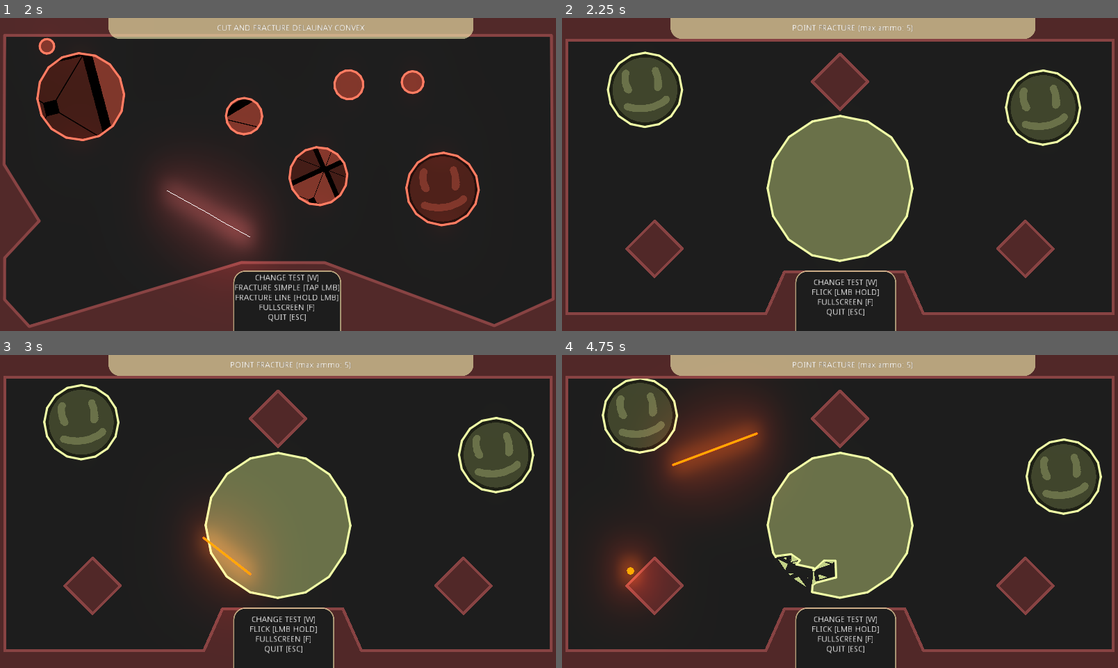
Above: before the commit, frames 1-4 (two rows, left to right).
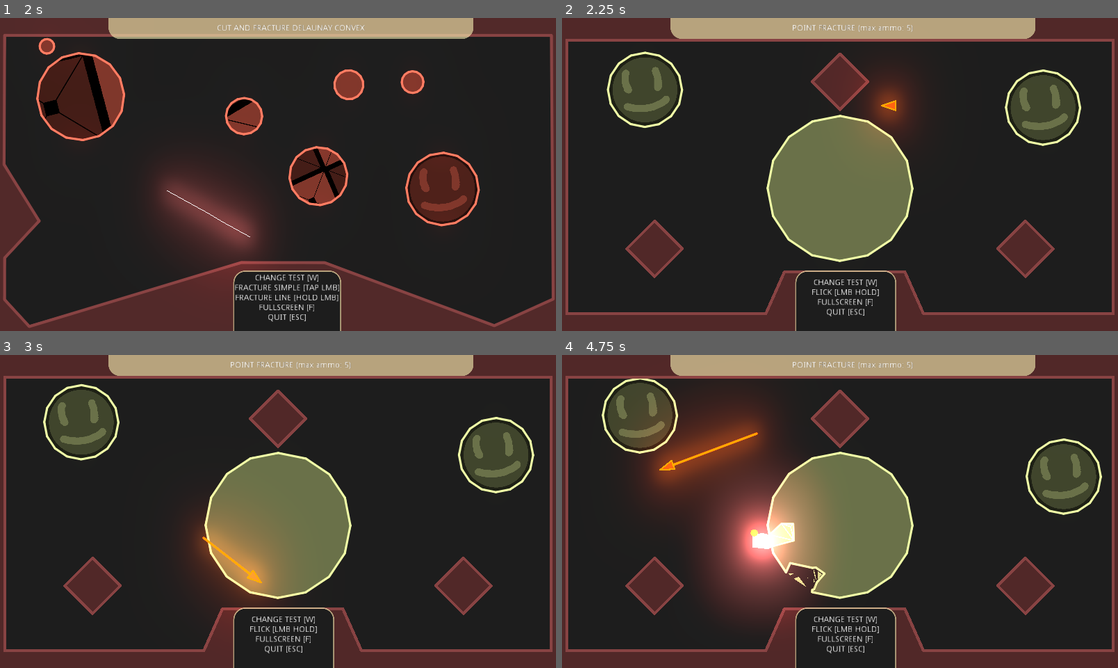
Above: after the commit, the same moments.

Repository: SoloByte/godot-polygon2d-fracture
Game: Godot game, scene res://demo/src/Main.tscn
Same seed, same stepped clock (60 frames per second), same inputs: the game is played once before the commit and once after it.
Inputs (mouse positions are in pixels of both pictures, inside the frame that each line leads up to):
- Up to frame 1 (2 s): move the mouse to (400, 158) at 0.52 s; hold S (fracture) 0.53-1.25 s; click (400, 158) at 0.67 s; drag from (166, 190) to (250, 237) at 1.27 s
- Up to frame 2 (2.25 s): move the mouse to (895, 105) at 2.02 s; hold W (change-test) from 2.03 s (still down); click (895, 105) at 2.17 s
- Up to frame 3 (3 s): tap S (fracture) at 2.3 s; release W (change-test) at 2.75 s; drag from (250, 574) to (111, 464) at 2.77 s
- Up to frame 4 (4.75 s): move the mouse to (1006, 558) at 3.52 s; hold S (fracture) 3.53-4.25 s; click (1006, 558) at 3.67 s; drag from (673, 464) to (756, 433) at 4.27 s

Frame 1 is identical in both runs. In frame 2, 1.6% of the frame differs, in the area x 54-64%, y 17-39%; in frame 3, 0.6%; in frame 4, 11%, in the area x 7-50%, y 30-85%.

Commit message:
comments clean up. general cleanup. point fracture flick line arrow added.

Diff:
--- /dev/null
+++ b/demo/src/Arrow.tscn
@@ -0,0 +1,12 @@
+[gd_scene format=2]
+
+[node name="Arrow" type="Polygon2D"]
+color = Color( 1, 1, 1, 0.392157 )
+polygon = PoolVector2Array( 0, 0, 0, -32, 96, 0, 0, 32 )
+
+[node name="Line2D" type="Line2D" parent="."]
+points = PoolVector2Array( 0, -32, 96, 0, 0, 32, 0, -32 )
+default_color = Color( 1, 1, 1, 1 )
+joint_mode = 2
+begin_cap_mode = 2
+end_cap_mode = 2
--- a/demo/src/CutFracture.gd
+++ b/demo/src/CutFracture.gd
@@ -53,7 +53,6 @@
 onready var _source_polygon_parent := $SourcePolygons
 onready var _rng := RandomNumberGenerator.new()
 onready var _cut_shape : PoolVector2Array = PolygonLib.createCirclePolygon(100.0, 1)
-onready var _slowmo_timer := $SlowMoTimer
 onready var _cut_line := $CutLine
 onready var _pool_cut_visualizer := $Pool_CutVisualizer
 onready var _pool_fracture_shards := $Pool_FractureShards
@@ -124,11 +123,6 @@
 					_cut_line_enabled = true
 
 
-#func _exit_tree() -> void:
-#	_pool_cut_visualizer.clearPoolInstant()
-#	_pool_fracture_shards.clearPoolInstant()
-
-
 
 
 
@@ -267,7 +261,7 @@
 	instance.global_rotation = shape_info.spawn_rot
 	instance.set_polygon(shape_info.centered_shape)
 	instance.modulate = color
-	instance.linear_velocity = lin_vel# + (spawn_pos - cut_pos).normalized() * 50
+	instance.linear_velocity = lin_vel
 	instance.angular_velocity = ang_vel
 	instance.mass = mass
 	instance.setTexture(PolygonLib.setTextureOffset(texture_info, shape_info.centroid))
@@ -286,26 +280,3 @@
 	instance.setMass(new_mass)
 	instance.addForce(dir * 500.0)
 	instance.addTorque(_rng.randf_range(-2, 2))
-
-
-	#fracture body variant
-#	instance.spawn(fracture_shard.spawn_pos)
-#	instance.global_rotation = fracture_shard.spawn_rot
-#
-#	if instance.has_method("setPolygon"):
-#		var s : Vector2 = fracture_shard.source_global_trans.get_scale()
-#		instance.setPolygon(fracture_shard.centered_shape, s)
-#
-#	instance.setColor(_cur_fracture_color)
-#
-#	var dir : Vector2 = (fracture_shard.spawn_pos - fracture_shard.source_global_trans.get_origin()).normalized()
-#	instance.linear_velocity = dir * _rng.randf_range(300, 500)
-#	instance.angular_velocity = _rng.randf_range(-1, 1)
-#
-#	instance.setTexture(PolygonLib.setTextureOffset(texture_info, fracture_shard.centroid))
-
-
-
-
-func _on_SlowMoTimer_timeout() -> void:
-	Engine.time_scale = 1.0
--- a/demo/src/Fracture.gd
+++ b/demo/src/Fracture.gd
@@ -105,10 +105,6 @@
 			_timer.start(3.0)
 
 
-#func _exit_tree() -> void:
-#	_pool_fracture_bodies.clearPoolInstant()
-
-
 func fractureAll() -> void:
 	_visible_timer.start(2.0)
 	_slowdown_timer.start(0.25)
@@ -122,20 +118,15 @@
 			match delauny_type:
 				DELAUNY_TYPES.DEFAULT:
 					fracture_info = polyFracture.fractureDelaunay(source.polygon, source.get_global_transform(), cuts, min_area)
-#					fracture_info = fractureDelauny(source.polygon, source.global_position, source.global_rotation, cuts, min_area)
 				DELAUNY_TYPES.CONVEX:
 					fracture_info = polyFracture.fractureDelaunayConvex(source.polygon, source.get_global_transform(), cuts, min_area)
-#					fracture_info = fractureDelaunyConvex(source.polygon, source.global_position, source.global_rotation, cuts, min_area)
 				DELAUNY_TYPES.RECTANGLE:
 					fracture_info = polyFracture.fractureDelaunayRectangle(source.polygon, source.get_global_transform(), cuts, min_area)
-#					fracture_info = fractureDelaunyRectangle(source.polygon, source.global_position, source.global_rotation, cuts, min_area)
 		else:
 			if simple_fracture:
 				fracture_info = polyFracture.fractureSimple(source.polygon, source.get_global_transform(), cuts, min_area)
-#				fracture_info = fractureSimple(source.polygon, source.global_position, source.global_rotation, cuts, min_area)
 			else:
 				fracture_info = polyFracture.fracture(source.polygon, source.get_global_transform(), cuts, min_area)
-#				fracture_info = fracture(source.polygon, source.global_position, source.global_rotation, cuts, min_area)
 
 		for entry in fracture_info:
 			var texture_info : Dictionary = {"texture" : source.texture, "rot" : source.texture_rotation, "offset" : source.texture_offset, "scale" : source.texture_scale}
@@ -147,14 +138,6 @@
 	var instance = _pool_fracture_bodies.getInstance()
 	if not instance:
 		return
-
-
-#	var dir : Vector2 = (fracture_shard.spawn_pos - fracture_shard.source_global_trans.get_origin()).normalized()
-#	instance.spawn(fracture_shard.spawn_pos, fracture_shard.spawn_rot, fracture_shard.source_global_trans.get_scale(), _rng.randf_range(0.5, 2.0))
-#	instance.setPolygon(fracture_shard.centered_shape, _cur_fracture_color, texture_info)
-#	instance.addForce(dir * _rng.randf_range(250, 600))
-#	instance.addTorque(_rng.randf_range(-2, 2))
-
 
 	instance.spawn(fracture_shard.spawn_pos)
 	instance.global_rotation = fracture_shard.spawn_rot
--- a/demo/src/PointFracture.gd
+++ b/demo/src/PointFracture.gd
@@ -63,7 +63,8 @@
 onready var _source_polygon_parent := $SourceParent
 onready var _rng := RandomNumberGenerator.new()
 onready var _flick_line := $FlickLine
-onready var _default_flick_line_color : Color = _flick_line.default_color
+onready var _flick_line_arrow := $FlickLine/Arrow
+onready var _default_flick_line_color : Color = _flick_line.modulate
 
 
 
@@ -89,13 +90,14 @@
 
 		var line_point : Vector2 = _flick_start_point + flick_vec.normalized() * min(flick_vec.length(), FLICK_MAX_VELOCITY / FLICK_MAGNITUDE_SCALE_FACTOR)
 
+		_flick_line_arrow.global_rotation = flick_vec.normalized().angle() + PI
 
 		_flick_line.set_point_position(1, line_point)
 
 		if _fracture_balls_count >= MAX_AMMO:
-			_flick_line.default_color = no_ammo_line_color
+			_flick_line.modulate = no_ammo_line_color
 		else:
-			_flick_line.default_color = _default_flick_line_color
+			_flick_line.modulate = _default_flick_line_color
 
 
 func _input(event: InputEvent) -> void:
@@ -104,6 +106,7 @@
 		if event.button_index == 1:
 			if event.pressed:
 				_flick_start_point = get_global_mouse_position()
+				_flick_line_arrow.global_position = _flick_start_point
 				_flick_line.set_point_position(0, _flick_start_point)
 				_flick_line.set_point_position(1, _flick_start_point)
 				_flick_line.visible = true
@@ -122,7 +125,7 @@
 				if not instance:
 					return
 
-				var launch_vec : Vector2 = flick_vec.normalized()
+				var launch_vec : Vector2 = -flick_vec.normalized()
 				var launch_magnitude : float = clamp(flick_vec.length() * FLICK_MAGNITUDE_SCALE_FACTOR, FLICK_MIN_VELOCITY, FLICK_MAX_VELOCITY)
 				var rand_lifetime : float = _rng.randf_range(5.0, 10.0)
 				instance.spawn(_flick_start_point, launch_vec * launch_magnitude, rand_lifetime, self)
--- a/demo/src/RigidBody2D.gd
+++ b/demo/src/RigidBody2D.gd
@@ -98,6 +98,3 @@
 
 func set_polygon(poly : PoolVector2Array) -> void:
 	setPolygon(poly)
-
-#func _process(delta: float) -> void:
-#	print("Rot RB: ", global_rotation, " Rot Poly: ", _polygon2d.global_rotation, " Rot Deg RB: ", rotation_degrees, " Rot Deg Poly: ", _polygon2d.rotation_degrees)
--- a/demo/test-scenes/cut-scenes/usable/CutFracture.tscn
+++ b/demo/test-scenes/cut-scenes/usable/CutFracture.tscn
@@ -137,25 +137,21 @@
 end_cap_mode = 2
 antialiased = true
 
-[node name="SlowMoTimer" type="Timer" parent="CutFracture" index="3"]
-one_shot = true
-
-[node name="CutLine" type="Line2D" parent="CutFracture" index="4"]
+[node name="CutLine" type="Line2D" parent="CutFracture" index="3"]
 default_color = Color( 2, 0.57, 0.57, 1 )
 joint_mode = 2
 begin_cap_mode = 2
 end_cap_mode = 2
 
-[node name="Pool_CutVisualizer" parent="CutFracture" index="5" instance=ExtResource( 6 )]
+[node name="Pool_CutVisualizer" parent="CutFracture" index="4" instance=ExtResource( 6 )]
 placed_in_level = true
 instance_template = ExtResource( 5 )
 max_amount = 30
 instantiate_new_on_empty = true
 keep_instances_in_tree = true
 
-[node name="Pool_FractureShards" parent="CutFracture" index="6" instance=ExtResource( 6 )]
+[node name="Pool_FractureShards" parent="CutFracture" index="5" instance=ExtResource( 6 )]
 placed_in_level = true
 instance_template = ExtResource( 3 )
 max_amount = 250
 keep_instances_in_tree = true
-[connection signal="timeout" from="CutFracture/SlowMoTimer" to="CutFracture" method="_on_SlowMoTimer_timeout"]
--- a/demo/test-scenes/point-fracture/PointFractureSceneBasic.tscn
+++ b/demo/test-scenes/point-fracture/PointFractureSceneBasic.tscn
@@ -6,8 +6,9 @@
 [ext_resource path="res://demo/src/point-fracture-ball/PointFractureBall.tscn" type="PackedScene" id=4]
 [ext_resource path="res://demo/src/PointFracture.gd" type="Script" id=5]
 [ext_resource path="res://demo/src/CutShapeVisualizer.tscn" type="PackedScene" id=6]
+[ext_resource path="res://demo/src/Arrow.tscn" type="PackedScene" id=7]
 
-[sub_resource type="PhysicsMaterial" id=2]
+[sub_resource type="PhysicsMaterial" id=1]
 friction = 0.0
 bounce = 1.0
 
@@ -62,11 +63,14 @@
 max_amount = 5
 
 [node name="FlickLine" type="Line2D" parent="PointFracture" index="5"]
-default_color = Color( 1.66, 0.56, 0, 1 )
+modulate = Color( 1.66, 0.56, 0, 1 )
+default_color = Color( 1, 1, 1, 1 )
 joint_mode = 2
 begin_cap_mode = 2
 end_cap_mode = 2
 antialiased = true
+
+[node name="Arrow" parent="PointFracture/FlickLine" index="0" instance=ExtResource( 7 )]
 
 [node name="Title" parent="CanvasLayer" index="0"]
 text = "POINT FRACTURE (max ammo: 5)"
--- a/pool-manager/Pool2DBasic.gd
+++ b/pool-manager/Pool2DBasic.gd
@@ -32,8 +32,7 @@
 
 
 
-#!!!----All pooled instances need these 3 things----!!!
-#func spawn(pos : Vector2) -> called when instance is used
+#!!!----All pooled instances need these 2 things----!!!
 #func despawn() -> called when instance is finished
 #signal Despawn(self) -> instance emits this signal when finished to let the pool know to despawn it
 #-----------------------------------------------------
Not shown: 2 places in demo/test-scenes/point-fracture/PointFractureSceneBasic.tscn that only renumber resources
